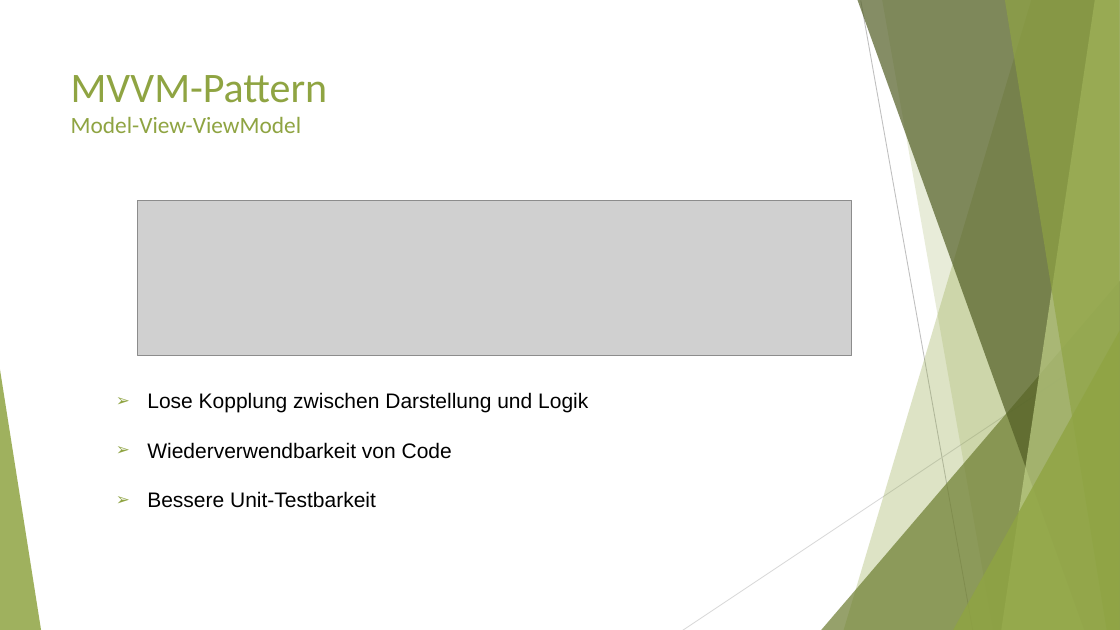
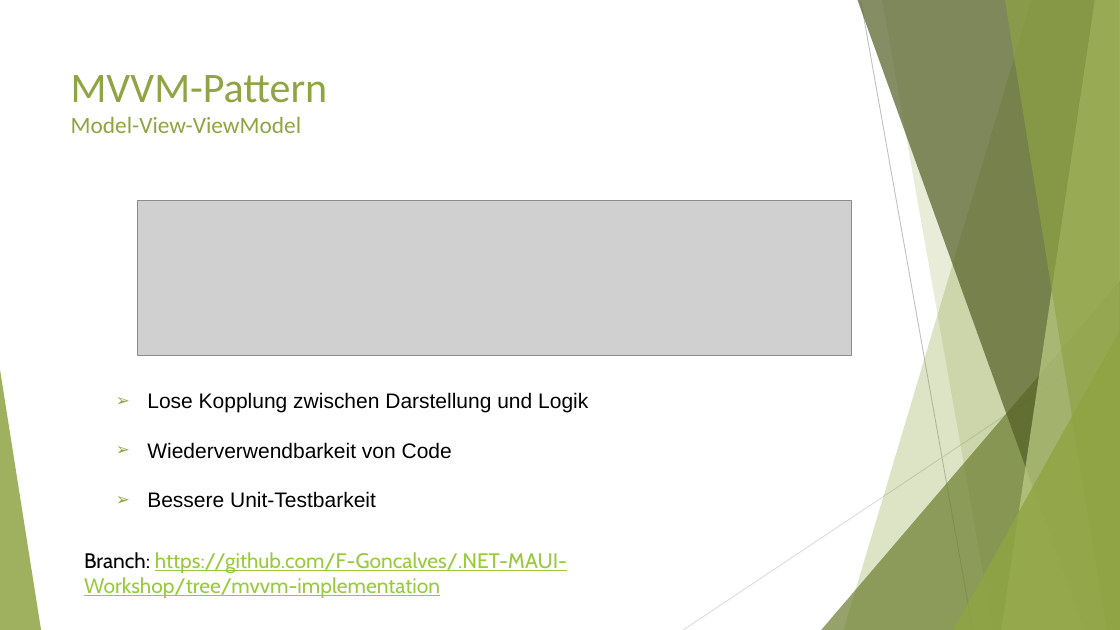
Before and after one commit to F-Goncalves/.NET-MAUI-Workshop-Resources, a slide deck: slide 15 of Workshop-Dotnet-MAUI.pptx. Drawn at 1120x630 pixels with LibreOffice and Linux fonts; fonts in the diff are those of the drawing; grey boxes stand for pictures. Boxes give left, top, right and bottom in pixels: in the first picture for what was removed or moved away, otherwise in the second. Text is boxed around its words. In the diff, an @@ line names an element or a change of style, - is before the commit and + after.

```diff
--- a/Workshop-Dotnet-MAUI.pptx
+++ b/Workshop-Dotnet-MAUI.pptx
@@ text added at (84, 552, 567, 598), 18 pt, text #99CA3C, underline @@
+Branch: https://github.com/F-Goncalves/.NET-MAUI-Workshop/tree/mvvm-implementation
```
Also in this commit, not shown: 6 other slides changed.
